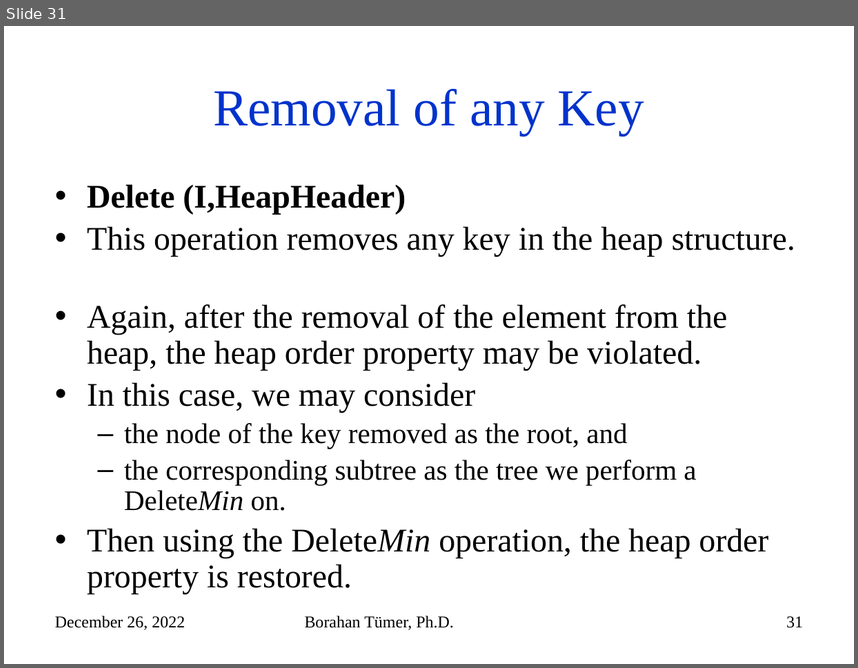
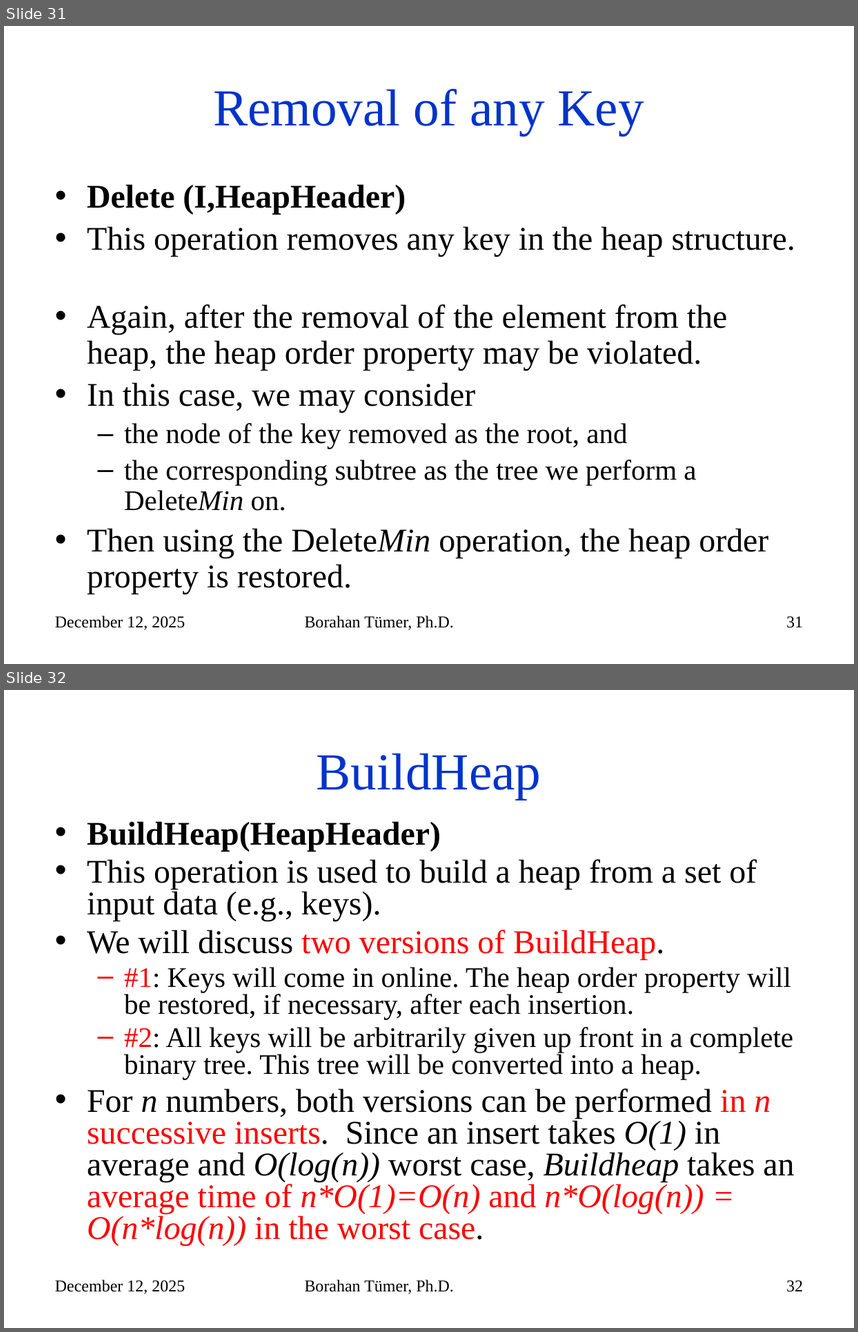
Before and after one commit to mehmetkayacse/cse225, a slide deck: files/Week8.pptx. Shown one above the other, each under a label of ours: slide 31 before the commit, slides 31 and 32 after it. The pictures are 858x668 and 858x1332 pixels, drawn with LibreOffice and Linux fonts; fonts in the diff are those of the drawing. Boxes give left, top, right and bottom in pixels: in the first picture for what was removed or moved away, otherwise in the second. Text is boxed around its words. In the diff, an @@ line names an element or a change of style, - is before the commit and + after.

```diff
--- a/files/Week8.pptx
+++ b/files/Week8.pptx
@@ slide 32 added at (4, 690, 854, 1328), background #FFFFFF @@
@@ title added at (317, 753, 542, 799), 44 pt, text #0033CC @@
+BuildHeap
@@ text added at (87, 821, 794, 1245), 28 pt, text #000000 @@
+• BuildHeap(HeapHeader)
+• This operation is used to build a heap from a set of input data (e.g., keys).
+• We will discuss two versions of BuildHeap.
+  – #1: Keys will come in online. The heap order property will be restored, if necessary, after each insertion.
+  – #2: All keys will be arbitrarily given up front in a complete binary tree. This tree will be converted into a heap.
+• For n numbers, both versions can be performed in n successive inserts. Since an insert takes O(1) in average and O(log(n)) worst case, Buildheap takes an average time of n*O(1)=O(n) and n*O(log(n)) = O(n*log(n)) in the worst case.
@@ text added at (55, 1279, 185, 1294), 14 pt, text #000000 @@
+December 12, 2025
@@ text added at (305, 1279, 454, 1294), 14 pt, text #000000 @@
+Borahan Tümer, Ph.D.
@@ page number added at (786, 1280, 803, 1292), 14 pt, text #000000 @@
+32
@@ slide 31 changed as well @@
@@ text at (55, 615, 185, 630): text changed @@
-December 26, 2022
+December 12, 2025
```
Also in this commit, not shown: 140 other slides changed, 3 other slides added.
